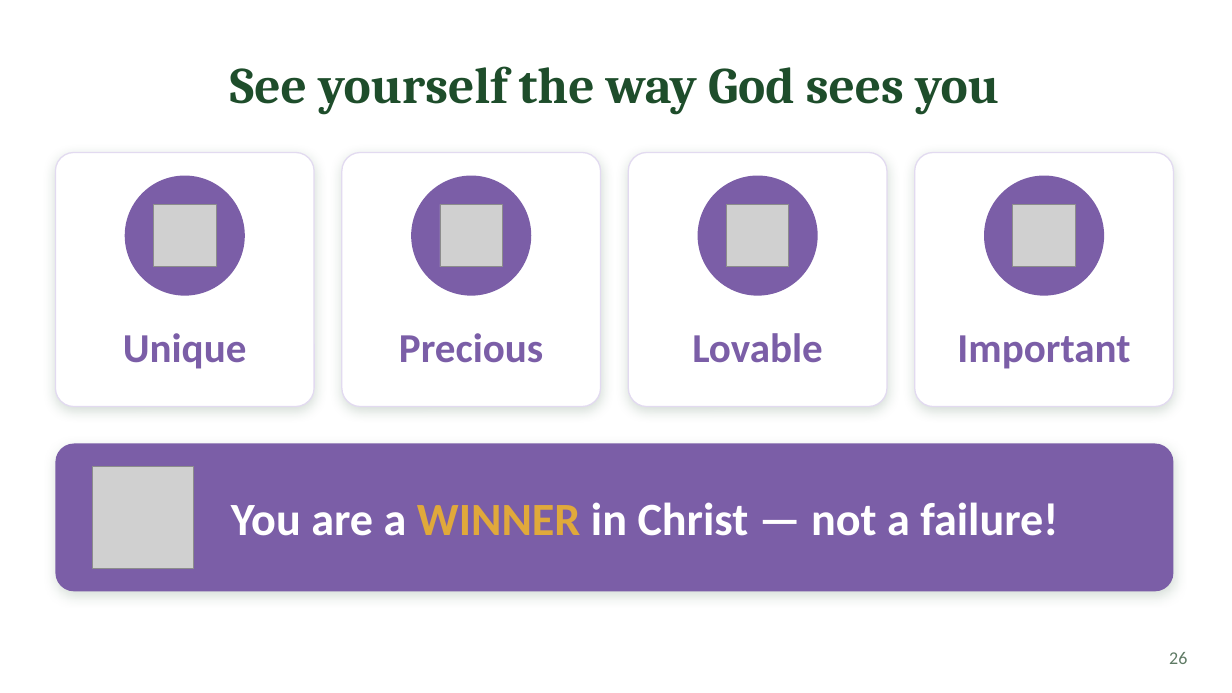
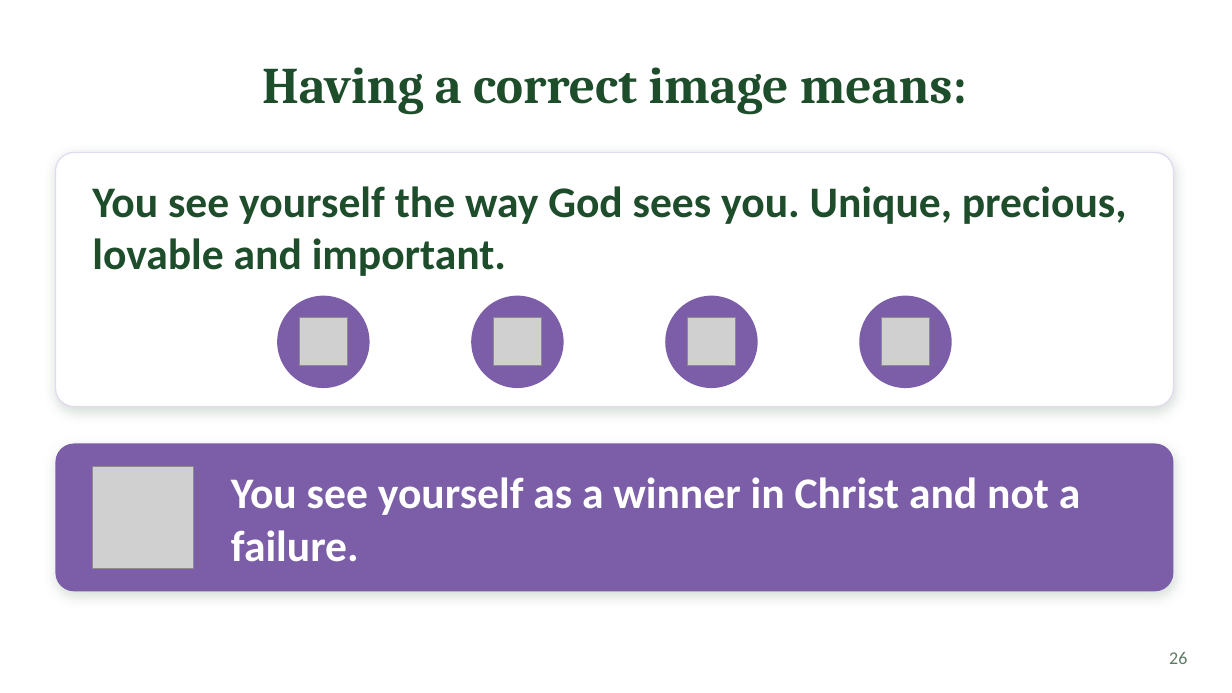
Before and after one commit to FactoJanrenzo/demohub, a slide deck: slide 26 of presentation/Sowing-the-Best.pptx. Drawn at 1232x693 pixels with LibreOffice and Linux fonts; fonts in the diff are those of the drawing; grey boxes stand for pictures; background and template pictures are left out. Boxes give left, top, right and bottom in pixels: in the first picture for what was removed or moved away, otherwise in the second. Text is boxed around its words. In the diff, an @@ line names an element or a change of style, - is before the commit and + after.

```diff
--- a/presentation/Sowing-the-Best.pptx
+++ b/presentation/Sowing-the-Best.pptx
@@ title at (x1=262, y1=67, x2=967, y2=115): text changed @@
-See yourself the way God sees you
+Having a correct image means:
@@ rounded rectangle resized from (x1=342, y1=152, x2=601, y2=407) to (x1=55, y1=152, x2=1174, y2=407) @@
@@ rounded rectangle removed at (x1=55, y1=152, x2=314, y2=407) @@
@@ ellipse removed at (x1=125, y1=176, x2=245, y2=296) @@
@@ rounded rectangle removed at (x1=628, y1=152, x2=887, y2=407) @@
@@ rounded rectangle removed at (x1=915, y1=152, x2=1174, y2=407) @@
@@ ellipse removed at (x1=984, y1=176, x2=1104, y2=296) @@
@@ text added at (x1=92, y1=186, x2=1127, y2=276), 34 pt, text #1E4D2B, bold @@
+You see yourself the way God sees you. Unique, precious, lovable and important.
@@ ellipse added at (x1=277, y1=296, x2=370, y2=388), fill #7B5EA7 @@
@@ ellipse resized from (x1=411, y1=176, x2=531, y2=296) to (x1=471, y1=296, x2=564, y2=388) @@
@@ ellipse resized from (x1=698, y1=176, x2=818, y2=296) to (x1=665, y1=296, x2=758, y2=388) @@
@@ ellipse added at (x1=860, y1=296, x2=952, y2=388), fill #7B5EA7 @@
@@ picture resized from (x1=153, y1=204, x2=216, y2=267) to (x1=299, y1=318, x2=348, y2=366) @@
@@ picture resized from (x1=440, y1=204, x2=503, y2=267) to (x1=494, y1=318, x2=542, y2=366) @@
@@ picture resized from (x1=726, y1=204, x2=789, y2=267) to (x1=688, y1=318, x2=736, y2=366) @@
@@ picture resized from (x1=1013, y1=204, x2=1076, y2=267) to (x1=882, y1=318, x2=930, y2=366) @@
@@ text removed at (x1=123, y1=333, x2=247, y2=369) @@
-Unique
@@ text removed at (x1=399, y1=333, x2=543, y2=363) @@
-Precious
@@ text removed at (x1=692, y1=333, x2=823, y2=363) @@
-Lovable
@@ text removed at (x1=957, y1=335, x2=1130, y2=369) @@
-Important
@@ text at (x1=231, y1=477, x2=1081, y2=562): text changed; size 36 to 34 pt @@
-You are a WINNER in Christ — not a failure!
+You see yourself as a winner in Christ and not a failure.
```
Also in this commit, not shown: 25 other slides changed, 2 slides added, 3 slides removed, 2 other files.
